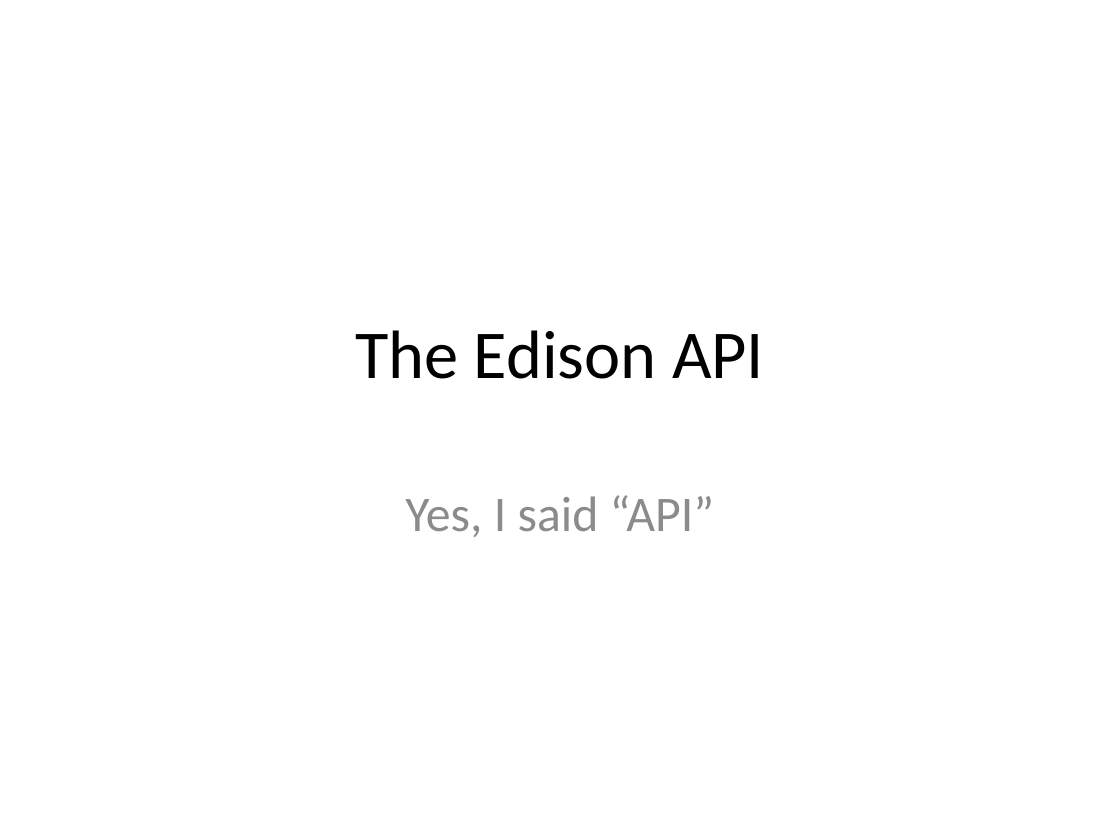
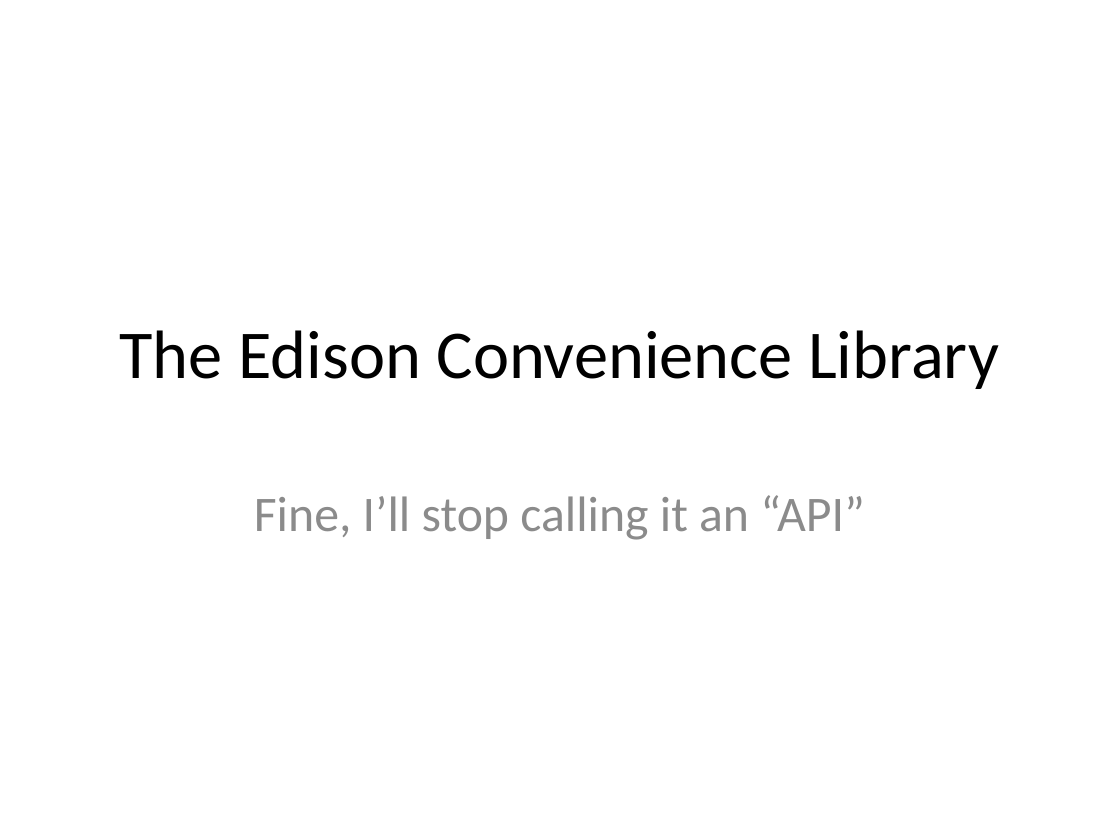
Before and after one commit to intel-iot-devkit/iotkit-comm-c, a slide deck: slide 1 of docs/tutorials/overview.pptx. Drawn at 1120x840 pixels with LibreOffice and Linux fonts; fonts in the diff are those of the drawing. Boxes give left, top, right and bottom in pixels: in the first picture for what was removed or moved away, otherwise in the second. Text is boxed around its words. In the diff, an @@ line names an element or a change of style, - is before the commit and + after.

```diff
--- a/docs/tutorials/overview.pptx
+++ b/docs/tutorials/overview.pptx
@@ title at box(120, 330, 999, 389): text changed @@
-The Edison API
+The Edison Convenience Library
@@ subtitle at box(254, 495, 864, 540): text changed @@
-Yes, I said “API”
+Fine, I’ll stop calling it an “API”
```
Also in this commit, not shown: 1 other slide changed.
